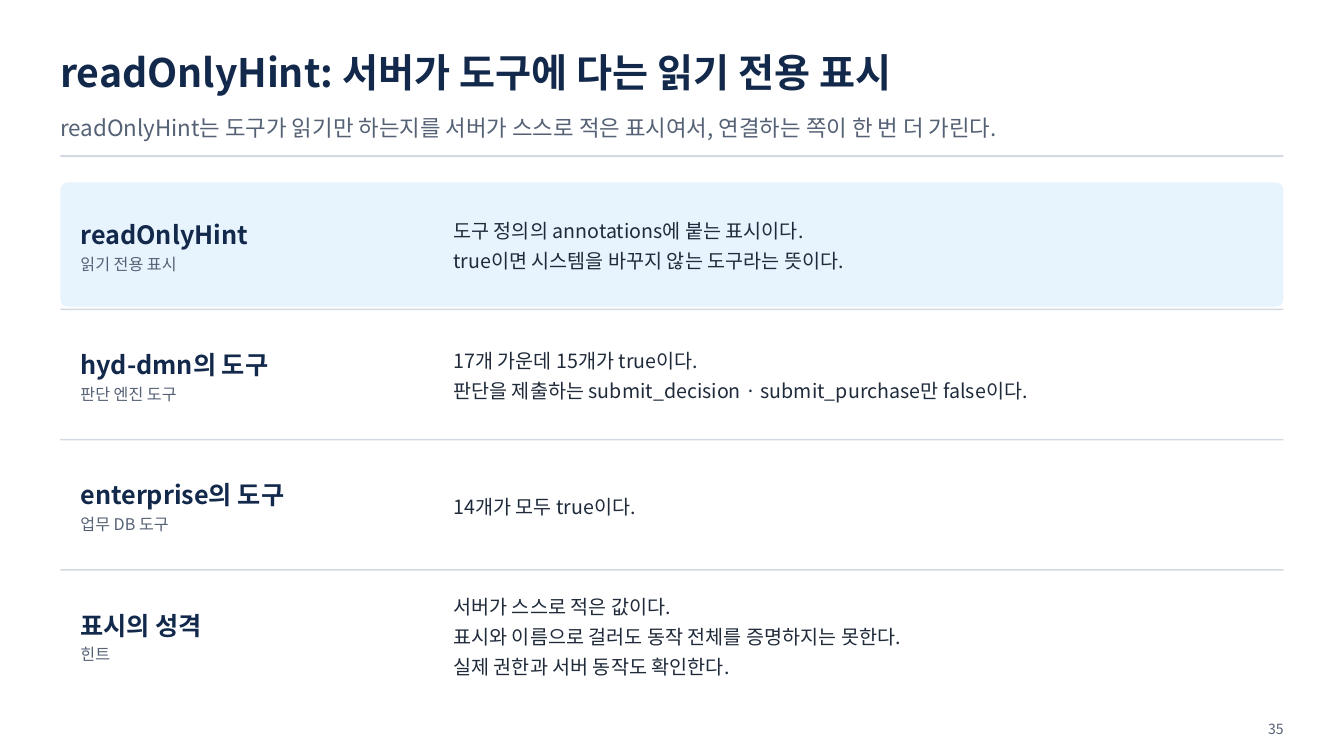
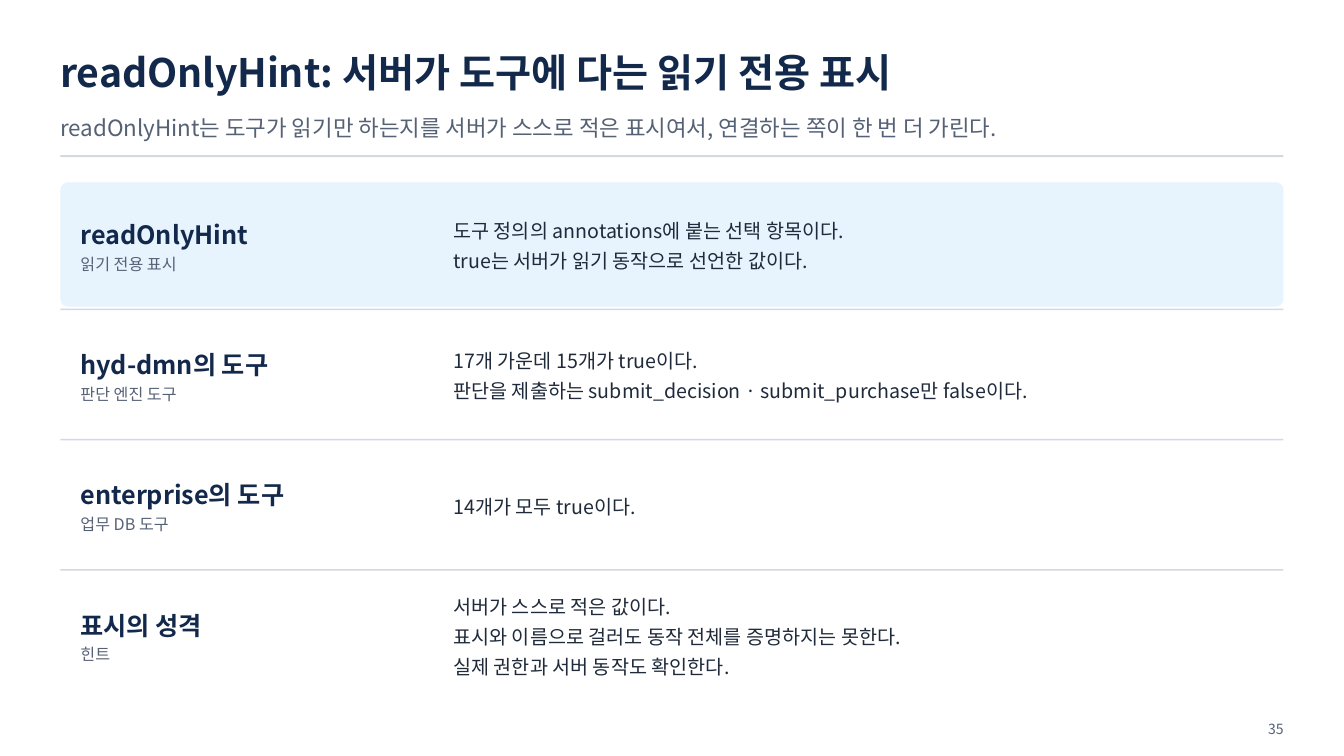
Before and after one commit to uengine-oss/hyd-iot-edu, a slide deck: slide 35 of workspace/강의제작/산출물/통합반/이론_오프라인/06회차/통합반_오프라인_06회차.pptx. Drawn at 1344x756 pixels with LibreOffice and Linux fonts; fonts in the diff are those of the drawing. Boxes give left, top, right and bottom in pixels: in the first picture for what was removed or moved away, otherwise in the second. Text is boxed around its words. In the diff, an @@ line names an element or a change of style, - is before the commit and + after.

Commit message:
통합반 현장 6회차 33~38장 읽기 힌트·허용 목록·도구 배정과 최소 권한을 실제 실행 규칙과 현장 질문으로 검증한다

```diff
--- a/workspace/강의제작/산출물/통합반/이론_오프라인/06회차/통합반_오프라인_06회차.pptx
+++ b/workspace/강의제작/산출물/통합반/이론_오프라인/06회차/통합반_오프라인_06회차.pptx
@@ text at [453,221,844,270]: text changed @@
-도구 정의의 annotations에 붙는 표시이다.
-true이면 시스템을 바꾸지 않는 도구라는 뜻이다.
+도구 정의의 annotations에 붙는 선택 항목이다.
+true는 서버가 읽기 동작으로 선언한 값이다.
```
Also in this commit, not shown: 5 other slides changed, 10 other files.
